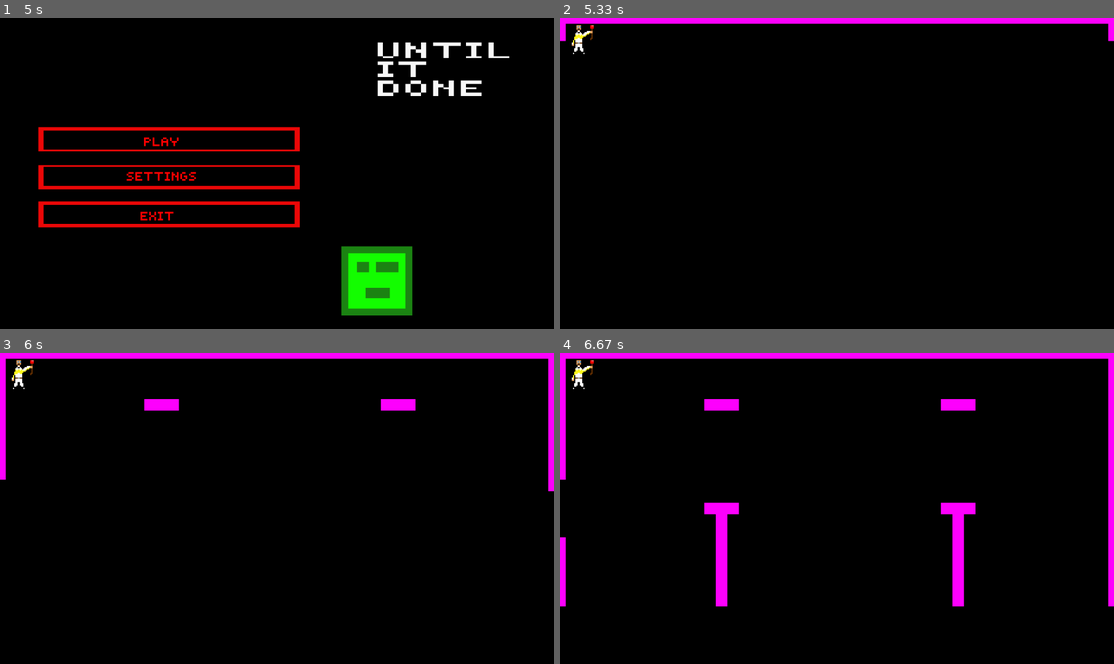
Above: before the commit, frames 1-4 (two rows, left to right).
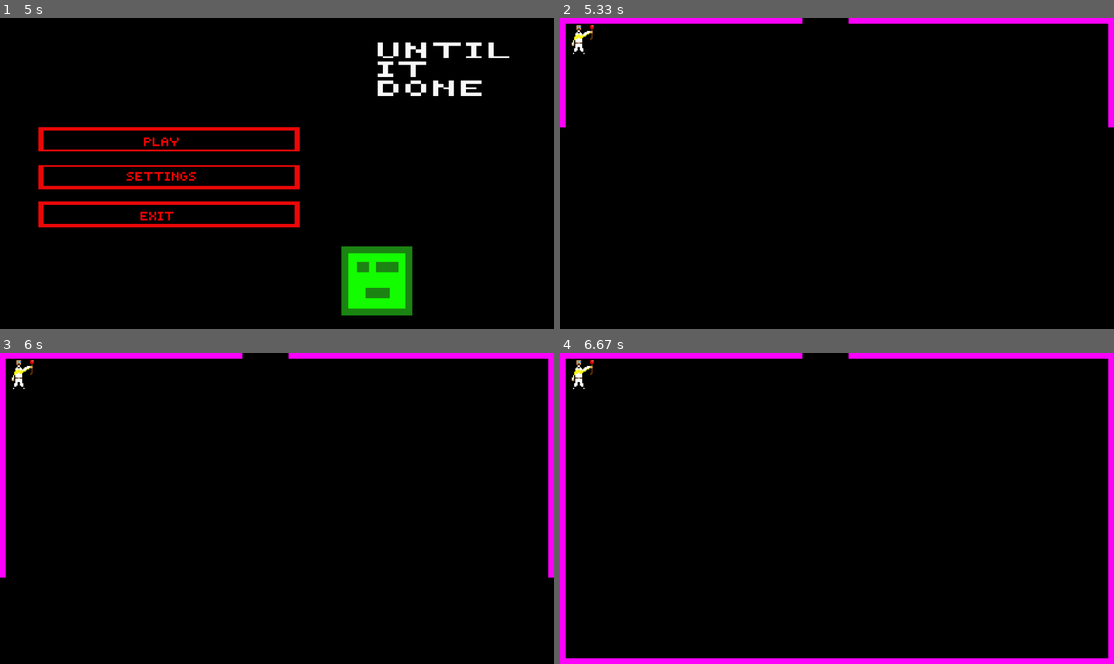
Above: after the commit, the same moments.

Repository: Fr-noname/Pygame_project_Frolov_Kolesnikov
Game: pygame game, started from main.py
The game is run twice, just before and just after one commit, with the same random seed, the same clock (stepped at 60 frames per second) and the same inputs.
Inputs (mouse positions are in pixels of both pictures, inside the frame that each line leads up to):
- Up to frame 1 (5 s): click (277, 173) at 0.38 s; click (254, 189) at 0.72 s; click (144, 176) at 1.05 s; click (282, 207) at 2.88 s
- Up to frame 2 (5.33 s): click (665, 133) at 5.22 s
- Up to frame 3 (6 s): no input
- Up to frame 4 (6.67 s): no input

Frame 1 is identical in both runs. In frame 2, 0.8% of the frame differs, in the area x 0-100%, y 0-36%; in frame 3, 1.3%; in frame 4, 5.0%, in the area x 0-100%, y 0-100%.

Commit message:
Чуть-чуть поработал

Diff:
--- a/data/game.py
+++ b/data/game.py
@@ -18,16 +18,48 @@
     a = characters.Player(100, 100, 1, 1, 20, None, None, None)
     running = True
 
-    room_show(battle_room3_l_n, screen, im, player_pos)
+    x = y = 0
+    for row in beg_room1:
+        for col in row:
+            if col == "-":
+                background = Surface((20, 20))
+                background.fill((255, 0, 255))
+                screen.blit(background, (x, y))
+            else:
+                background = Surface((20, 20))
+                background.fill((0, 0, 0))
+                screen.blit(background, (x, y))
+            x += 20
+            screen.blit(im, player_pos)
+        y += 20
+        x = 0
+        pygame.display.update()
+        pygame.display.flip()
 
     while running:
-        room_show(battle_room3_l_n, screen, im, player_pos)
+        x = y = 0
+        for row in beg_room1:
+            for col in row:
+                if col == "-":
+                    background = Surface((20, 20))
+                    background.fill((255, 0, 255))
+                    screen.blit(background, (x, y))
+                else:
+                    background = Surface((20, 20))
+                    background.fill((0, 0, 0))
+                    screen.blit(background, (x, y))
+                x += 20
+                screen.blit(im, player_pos)
+            y += 20
+            x = 0
+            pygame.display.update()
+            pygame.display.flip()
 
         for e in pygame.event.get():
             if e.type == QUIT:
                 running = False
-            if e.type == pygame.MOUSEBUTTONDOWN:
-                a.attack()
+            # if e.type == pygame.MOUSEBUTTONDOWN:
+                # a.attack()
 
         keys = pygame.key.get_pressed()
 
@@ -43,6 +75,7 @@
             a.change_weapon()
         pygame.display.update()
         pygame.display.flip()
+        print(clock.get_fps())
         clock.tick(fps)
     pygame.quit()
 
--- a/data/lobby.py
+++ b/data/lobby.py
@@ -11,6 +11,7 @@
     size = w, h = (1920, 1080)
     screen = pygame.display.set_mode(size)
     clock = pygame.time.Clock()
+    fps = 144
     running = True
     screen.blit(image, (1, 1))
 
@@ -29,5 +30,7 @@
                         running = False
         screen.blit(image, (1, 1))
         pygame.display.flip()
+        print(clock.get_fps())
+        clock.tick(fps)
 
     pygame.quit()
